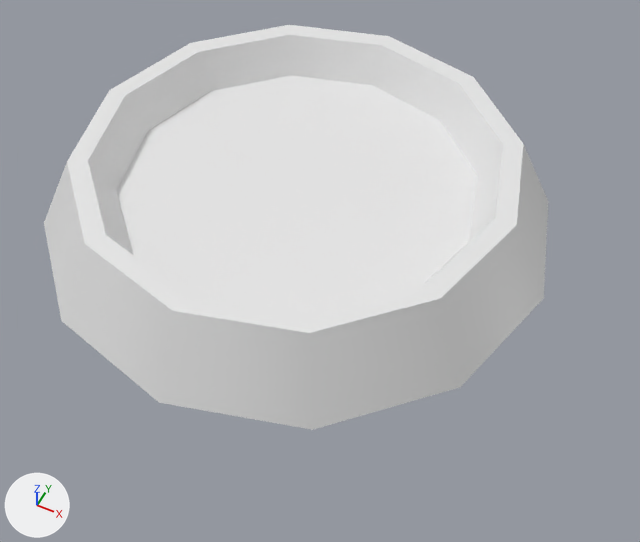
What one commit did to the Blender file Levels/FX/SpawnHole.blend.
One viewpoint serves both versions: a 50 mm lens placed at (0.782, -1.442, 1.555), pointed at (0.113, -0.105, -0.117). The lights are fixed; the arrows at lower left show +X, +Y and +Z.

Objects in the first picture: 'SpawnHole'.
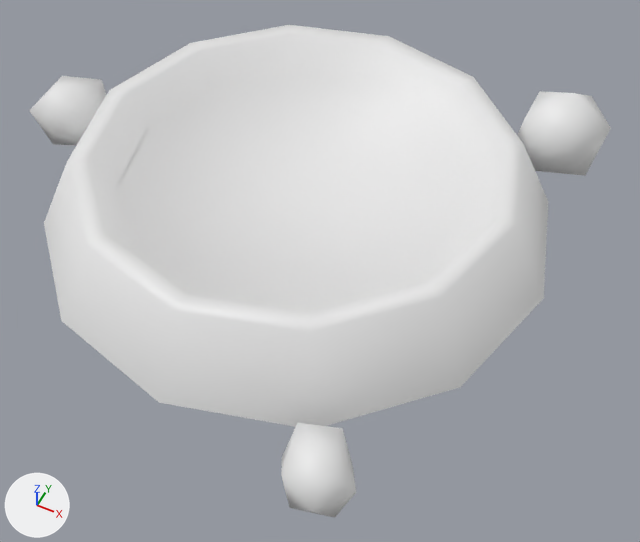
Diff of the bpy script that builds the scene:
```diff
--- a/Levels/FX/SpawnHole.blend.py
+++ b/Levels/FX/SpawnHole.blend.py
@@ me_cylinder @@
 # used by ob_spawnhole; location = (0.0, 0.0, 0.0)
-me_cylinder.from_pydata(...)  # 48 vertices, 37 faces; spans x -0.65..0.65, y -0.65..0.65, z -0.05..0.15
+me_cylinder.from_pydata(...)  # 84 vertices, 97 faces; spans x -0.824..0.65, y -0.757..0.662, z -0.134..0.15
+# me_cylinder part 1: a new loose piece, an icosphere of 20 faces spanning x 0.405..0.644, y 0.434..0.662, z -0.134..0.134
+# me_cylinder part 2
+# 12 vertices in x -0.45..0.45, y -0.45..0.45, z 0.05 move by (0.0, 0.0, 0.01)
+# 12 vertices are added at x -0.824..-0.627, y -0.088..0.134, z -0.11..0.108
+# 20 new faces join them
+# me_cylinder part 3
+# 12 vertices are added at x 0.301..0.481, y -0.757..-0.582, z -0.086..0.08
+# 20 new faces join them
```

Location of each change, [x1, y1, x2, y2] in pixels of the pictures (640 x 542 px):
'SpawnHole', reshaped (15% wider, 22% taller): before [44, 25, 548, 430]; after [29, 25, 611, 518]
part 1 of me_cylinder, added: after [517, 91, 611, 176]
part 2 of me_cylinder, built on: before [88, 35, 503, 314]; after [29, 35, 503, 314]
part 3 of me_cylinder, added: after [281, 423, 356, 518]
